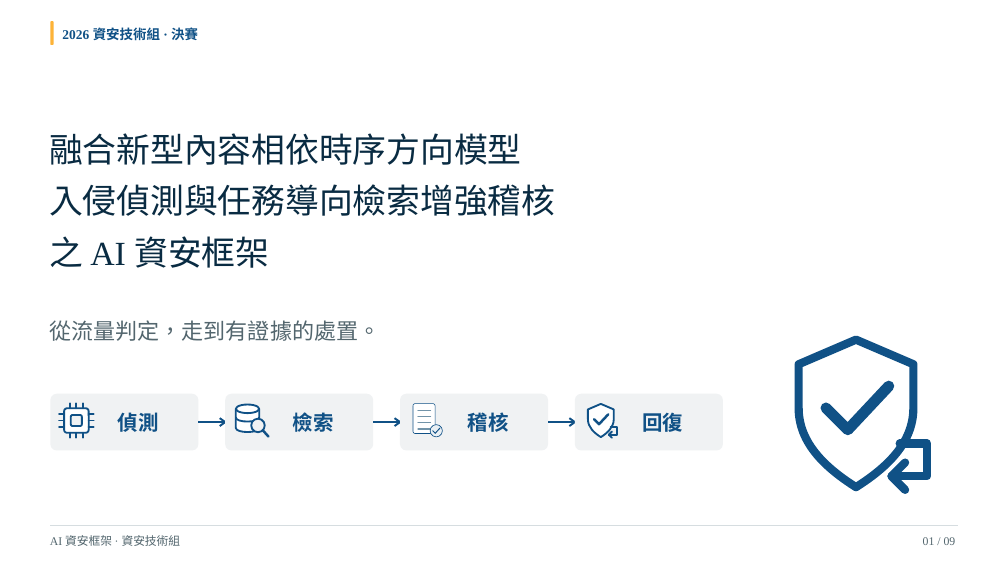
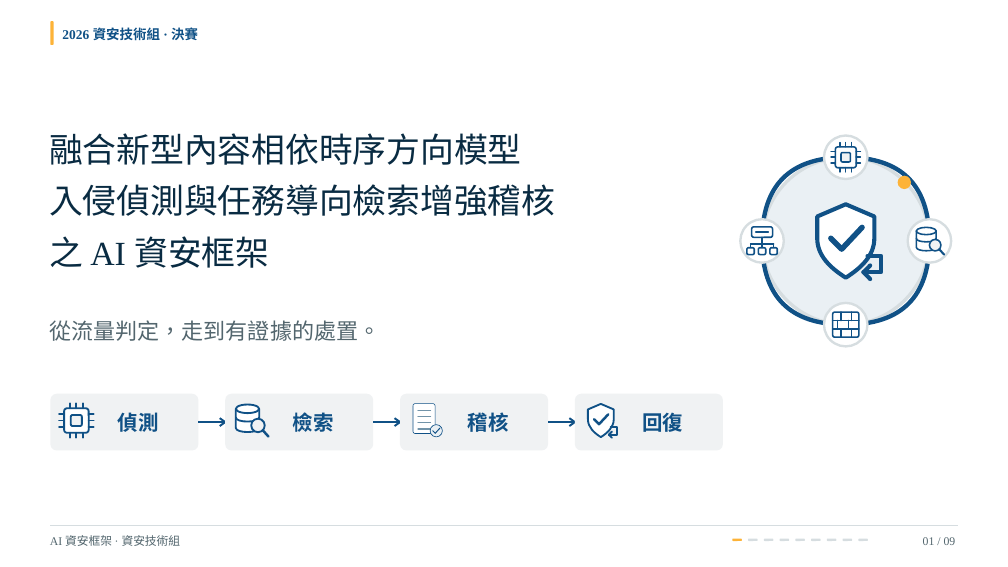
Before and after one commit to Lily09-project/innoserve-competition, a slide deck: slide 1 of deliverables/決賽簡報_AI資安框架.pptx. Drawn at 1008x567 pixels with LibreOffice and Linux fonts; fonts in the diff are those of the drawing. Boxes give left, top, right and bottom in pixels: in the first picture for what was removed or moved away, otherwise in the second. Text is boxed around its words. In the diff, an @@ line names an element or a change of style, - is before the commit and + after.

```diff
--- a/deliverables/決賽簡報_AI資安框架.pptx
+++ b/deliverables/決賽簡報_AI資安框架.pptx
@@ freeform shape resized from (x1=827, y1=386, x2=889, y2=430) to (x1=762, y1=157, x2=929, y2=324) @@
@@ freeform shape at (x1=762, y1=157, x2=929, y2=324): outline #105186 10.41 pt to #105186 4.14 pt @@
@@ group added at (x1=740, y1=135, x2=952, y2=347): 9 freeform shapes, 8 ellipses, 7 rounded rectangles @@
@@ freeform shape resized from (x1=892, y1=444, x2=927, y2=490) to (x1=817, y1=204, x2=875, y2=278) @@
@@ freeform shape at (x1=817, y1=204, x2=875, y2=278): fill none to #FFFFFF; outline #105186 7.8 pt to #105186 3.88 pt @@
@@ freeform shape removed at (x1=799, y1=340, x2=913, y2=487) @@
@@ group added at (x1=733, y1=538, x2=867, y2=541): 9 rounded rectangles @@
```
Also in this commit, not shown: 10 other slides changed, 24 other files.
